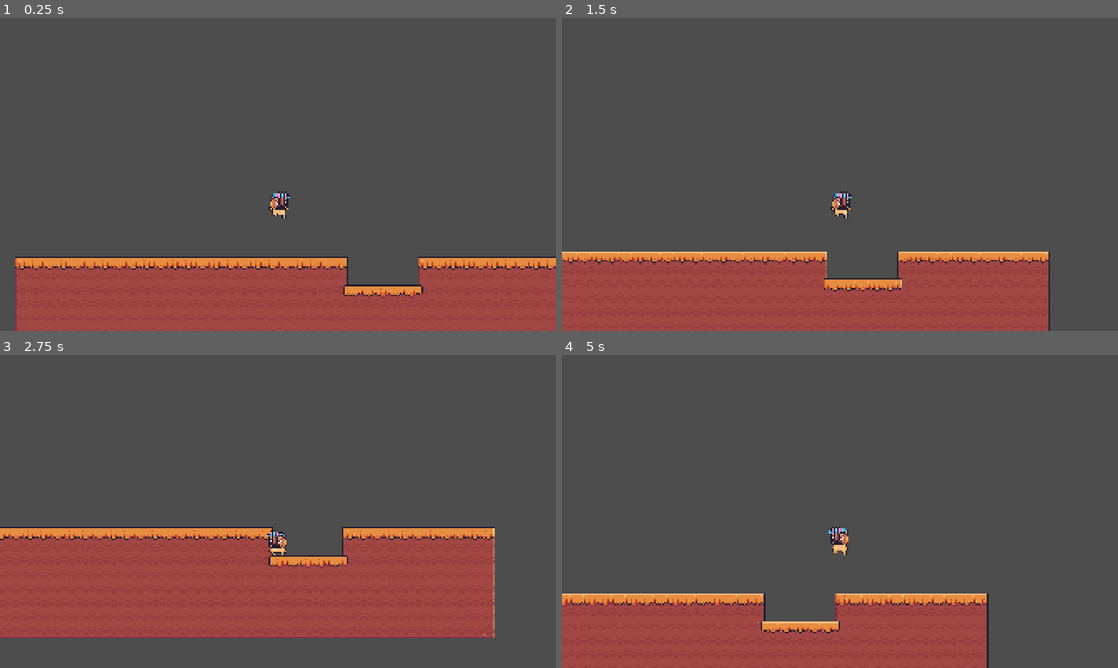
Above: before the commit, frames 1-4 (two rows, left to right).
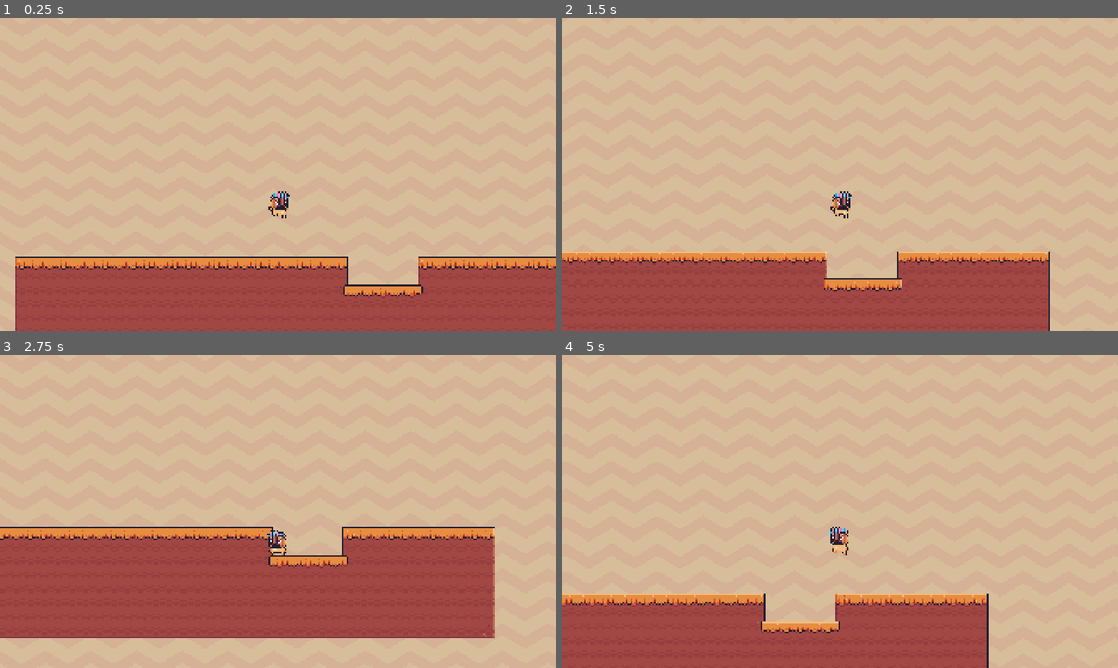
Above: after the commit, the same moments.

Repository: Nhanth123/shader-godot
Game: Godot game, scene res://scenes/common_techniques.tscn
Two runs of this game, one before a commit and one after it. Both use one fixed random seed, a clock stepped at 60 frames per second and the inputs below.
Inputs:
- Up to frame 1 (0.25 s): no input
- Up to frame 2 (1.5 s): hold D (move_right) from 0.53 s (still down); tap Space (jump) at 0.77 s
- Up to frame 3 (2.75 s): tap Space (jump) at 1.52 s; release D (move_right) at 2.03 s; hold A (move_left) from 2.03 s (still down)
- Up to frame 4 (5 s): release A (move_left) at 2.78 s; hold D (move_right) 2.78-4.28 s; tap Space (jump) at 3.02, 3.77, 4.52 s; hold A (move_left) from 4.28 s (still down)

The runs differ from the first frame. In frame 1, 78% of the frame differs, in the area x 0-100%, y 0-100%; in frame 2, 79%; in frame 3, 69%; in frame 4, 83%.

Commit message:
Shader background

Diff:
--- a/scenes/common_techniques.tscn
+++ b/scenes/common_techniques.tscn
@@ -1,8 +1,15 @@
-[gd_scene load_steps=6 format=3 uid="uid://0g8u1xcne512"]
+[gd_scene load_steps=9 format=3 uid="uid://0g8u1xcne512"]
 
 [ext_resource type="Script" path="res://scripts/common_techniques.gd" id="1_0ugy3"]
 [ext_resource type="Texture2D" uid="uid://dw27ks2iy6r18" path="res://assets/other/Terrain (16x16).png" id="2_4ntks"]
 [ext_resource type="PackedScene" uid="uid://b788b6b86c0qc" path="res://scenes/player.tscn" id="2_ttseq"]
+[ext_resource type="Shader" uid="uid://6j1wre055mow" path="res://shaders/scrolling_bg.gdshader" id="4_xth1f"]
+[ext_resource type="Texture2D" uid="uid://c4m2ljq1ynnik" path="res://assets/background/Brown.png" id="5_mfsxn"]
+
+[sub_resource type="ShaderMaterial" id="ShaderMaterial_kak6i"]
+shader = ExtResource("4_xth1f")
+shader_parameter/tiling = Vector2(1, 1)
+shader_parameter/offset = Vector2(0.4, 0.4)
 
 [sub_resource type="TileSetAtlasSource" id="TileSetAtlasSource_sehxt"]
 texture = ExtResource("2_4ntks")
@@ -167,6 +174,18 @@
 [node name="CommonTechniques" type="Node2D"]
 script = ExtResource("1_0ugy3")
 
+[node name="CanvasLayer" type="CanvasLayer" parent="."]
+layer = -100
+
+[node name="ScrollingBaground" type="Sprite2D" parent="CanvasLayer"]
+texture_repeat = 2
+material = SubResource("ShaderMaterial_kak6i")
+position = Vector2(851, 436.5)
+scale = Vector2(2.468, 1.483)
+texture = ExtResource("5_mfsxn")
+region_enabled = true
+region_rect = Rect2(0, 0, 1000, 1000)
+
 [node name="TileMap" type="TileMap" parent="."]
 scale = Vector2(3, 3)
 tile_set = SubResource("TileSet_t5lk8")
--- /dev/null
+++ b/shaders/scrolling_bg.gdshader
@@ -0,0 +1,12 @@
+shader_type canvas_item;
+
+uniform vec2 tiling = vec2(1.0, 1.0);
+uniform vec2 offset;
+
+void vertex() {
+	UV = UV * tiling + offset * TIME;
+}
+
+void fragment() {
+
+}
Not shown, added: shaders/scrolling_bg.gdshader.uid
